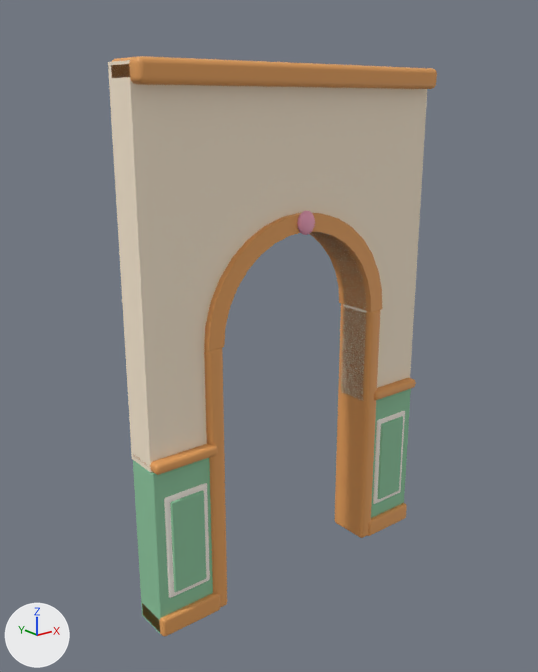
Renders of the glTF model assets/custom/models/wall-doorway.glb from each side of a commit.
One viewpoint serves both versions: a 50 mm lens placed at (-2.69, -3.19, 2.82), pointed at (-0.1, 0.05, 1.53). Every picture has the same lights, and +X, +Y and +Z are marked at lower left. The older version comes first. Vertices at exactly the same position are counted once.

Script lines for the objects in view, before the commit:
```python
me_wall_doorway = bpy.data.meshes.new('wall-doorway')
me_wall_doorway.from_pydata(...)  # 1252 vertices, 2436 faces; spans x -1.0..1.0, y -0.18..0.14, z 0.0..3.01
# faces by material slot: [108, 400, 1448, 312, 168]
me_wall_doorway.materials.append(mat_wall_plaster)  # pale yellow #fbebd3
me_wall_doorway.materials.append(mat_wall_wainscot)  # green #8fc9a0
me_wall_doorway.materials.append(mat_wall_wood)  # orange #e8a25c
me_wall_doorway.materials.append(mat_wall_trim)  # white #fff8ee
me_wall_doorway.materials.append(mat_wall_keystone)  # pink #f5a7c2
ob_wall_doorway = bpy.data.objects.new('wall-doorway', me_wall_doorway)
ob_wall_doorway.location = (0.0, 0.0, 0.0)
```
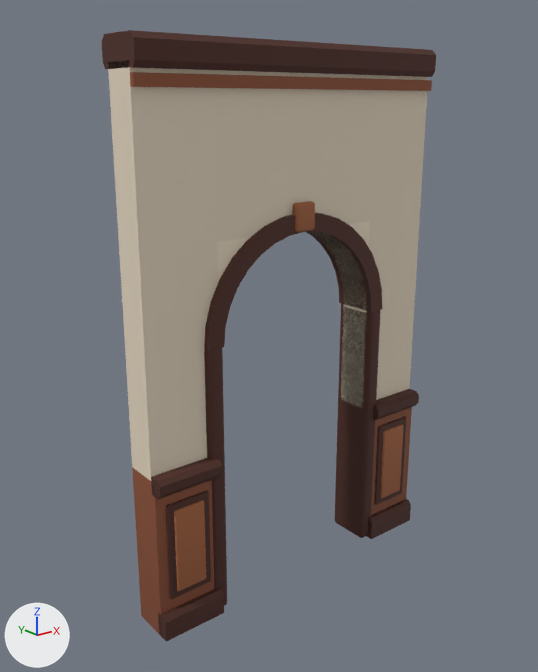
Changed parts and their boxes [x1, y1, x2, y2] in the pictures (538 x 672 px; the box of a moved part takes in the faces that stretch with it):
'wall-doorway', reshaped
    before: [108, 56, 437, 637]
    after: [102, 30, 436, 642]
part 1 of me_wall_doorway, moved or reshaped
    before: [377, 416, 403, 499]
    after: [380, 424, 403, 499]
part 2 of me_wall_doorway, added
    after: [132, 467, 214, 635]
part 3 of me_wall_doorway, moved or reshaped
    before: [170, 490, 206, 592]
    after: [174, 500, 206, 591]
part 4 of me_wall_doorway, added
    after: [130, 72, 432, 91]
part 5 of me_wall_doorway, deleted (orange)
    before: [133, 444, 218, 475]
part 6 of me_wall_doorway, deleted (orange)
    before: [374, 378, 416, 400]
part 7 of me_wall_doorway, moved or reshaped
    before: [133, 389, 411, 637]
    after: [151, 389, 419, 642]
part 8 of me_wall_doorway, moved or reshaped
    before: [111, 56, 437, 235]
    after: [102, 30, 436, 232]
part 9 of me_wall_doorway, recoloured
    before: [108, 60, 427, 472]
    after: [108, 60, 428, 481]
part 10 of me_wall_doorway, recoloured (darker)
    both: [204, 213, 382, 605]
part 11 of me_wall_doorway, recoloured
    before: [206, 411, 405, 579]
    after: [378, 417, 406, 428]

The change, as a diff of the scene's bpy script:
```diff
--- a/assets/custom/models/wall-doorway.glb.py
+++ b/assets/custom/models/wall-doorway.glb.py
@@ mat_paint @@
+mat_paint = bpy.data.materials.new('paint')
+mat_paint.use_nodes = True; mat_paint.node_tree.nodes.clear()
+_N = mat_paint.node_tree.nodes; _L = mat_paint.node_tree.links
+n0 = _N.new('ShaderNodeBsdfPrincipled'); n0.name = 'Principled BSDF'
+n0.inputs[2].default_value = 0.72  # 'Roughness'
+n1 = _N.new('ShaderNodeOutputMaterial'); n1.name = 'Material Output'
+n2 = _N.new('ShaderNodeVertexColor'); n2.name = 'Color Attribute'
+_L.new(n0.outputs[0], n1.inputs[0])  # 'BSDF' to 'Surface'
+_L.new(n2.outputs[0], n0.inputs[0])  # 'Color' to 'Base Color'
@@ me_wall_doorway @@
 # used by ob_wall_doorway; location = (0.0, 0.0, 0.0)
-me_wall_doorway.from_pydata(...)  # 1252 vertices, 2436 faces; spans x -1.0..1.0, y -0.18..0.14, z 0.0..3.01
-me_wall_doorway.materials.append(mat_wall_wainscot)  # green #8fc9a0
-me_wall_doorway.materials.append(mat_wall_keystone)  # pink #f5a7c2
+me_wall_doorway.from_pydata(...)  # 817 vertices, 1564 faces; spans x -1.0..1.0, y -0.19..0.15, z 0.0..3.12
+# me_wall_doorway part 1: the loose piece of 80 vertices spanning x 0.7..0.91, y -0.14..-0.12, z 0.25..0.81 is scaled about its middle by (0.899, 1, 0.891), then moved by (0.0, -0.01, -0.02), in mat_paint
+# me_wall_doorway part 2: a new loose piece, a box spanning x -1.0..-0.61, y -0.13..0.1, z 0.0..0.95, in mat_paint
+# me_wall_doorway part 3: the loose piece of 80 vertices spanning x -0.91..-0.7, y -0.14..-0.12, z 0.25..0.81 is scaled about its middle by (0.899, 1, 0.891), then moved by (0.0, -0.02, -0.02), in mat_paint
+# me_wall_doorway part 4: a new loose piece, a box spanning x -1.0..1.0, y -0.13..-0.1, z 2.89..2.95, in mat_paint
+# me_wall_doorway part 5: the loose piece of 96 vertices spanning x -1.0..-0.61, y -0.16..0.1, z 1.0..1.06 is deleted
+# me_wall_doorway part 6: the loose piece of 96 vertices spanning x 0.61..1.0, y -0.16..0.1, z 1.0..1.06 is deleted
+# me_wall_doorway part 7: 63 vertices moved from x -1.0..1.0, y -0.14..0.1, z 0.01..1.0 to x -1.0..1.0, y -0.15..0.1, z 0.01..0.95; 328 vertices removed from x -1.0..1.0, y -0.15..0.1, z 0.0..1.0; 139 vertices added at x -1.0..1.0, y -0.19..0.1, z 0.0..0.98
+# me_wall_doorway part 8: 6 vertices moved from x -1.0..1.0, y -0.16..0.07, z 2.17..2.98 to x -1.0..1.0, y -0.16..0.15, z 2.17..3.12; 172 vertices removed from x -1.0..1.0, y -0.18..0.1, z 2.13..3.01; 102 vertices added at x -1.0..1.0, y -0.16..0.15, z 2.15..3.12
+# me_wall_doorway part 9: 84 faces spanning x -1.0..1.0, y -0.1..0.1, z 0.95..3.0 switch from mat_wall_plaster (pale yellow #fbebd3) to mat_paint
+# me_wall_doorway part 10: 454 faces spanning x -0.65..0.65, y -0.14..0.14, z 0.0..2.25 switch from mat_wall_wood (orange #e8a25c) to mat_paint
+# me_wall_doorway part 11: 83 faces spanning x -0.68..0.94, y -0.15..-0.12, z 0.22..0.8 switch from mat_wall_trim (white #fff8ee) to mat_paint
```
